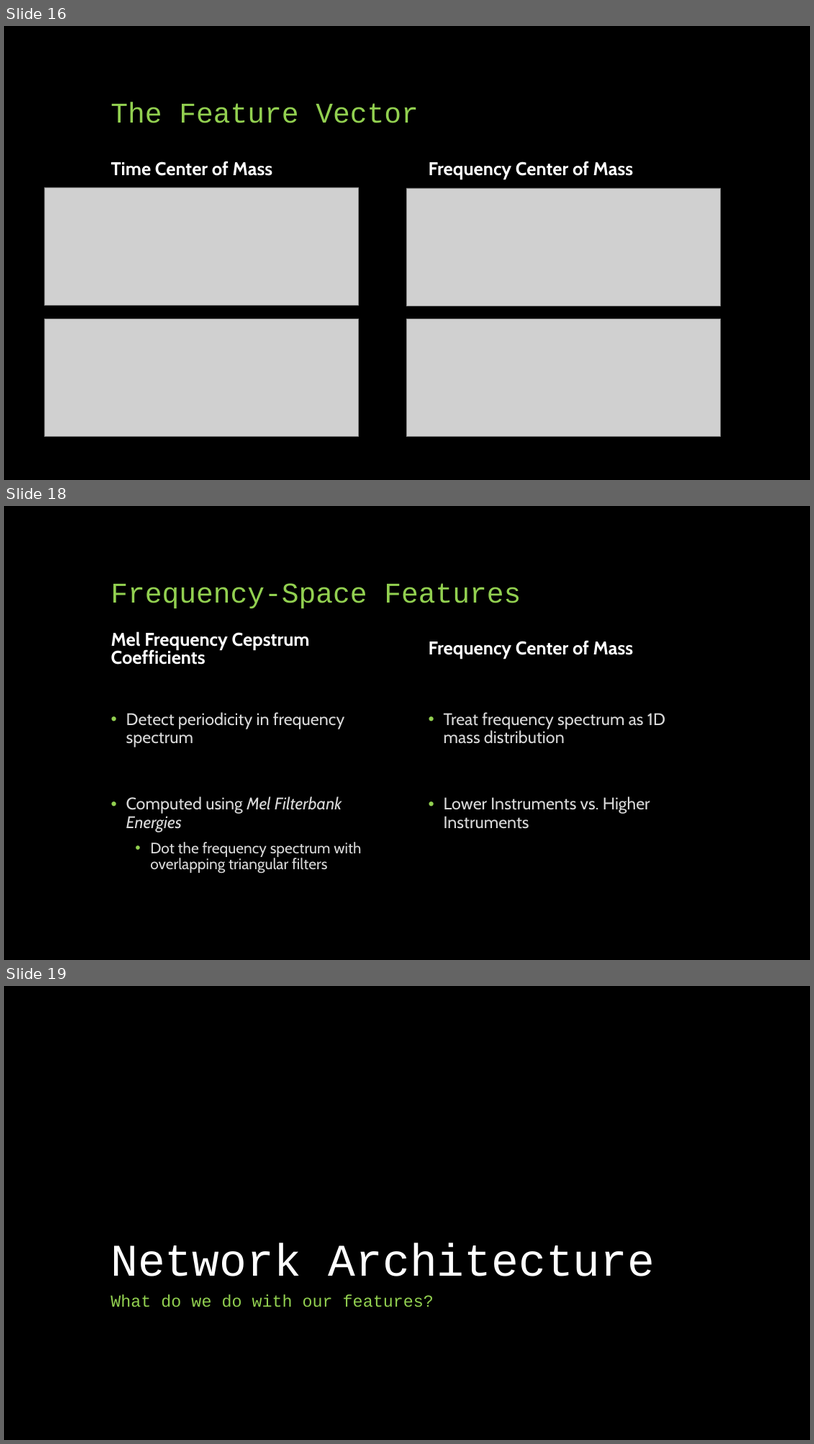
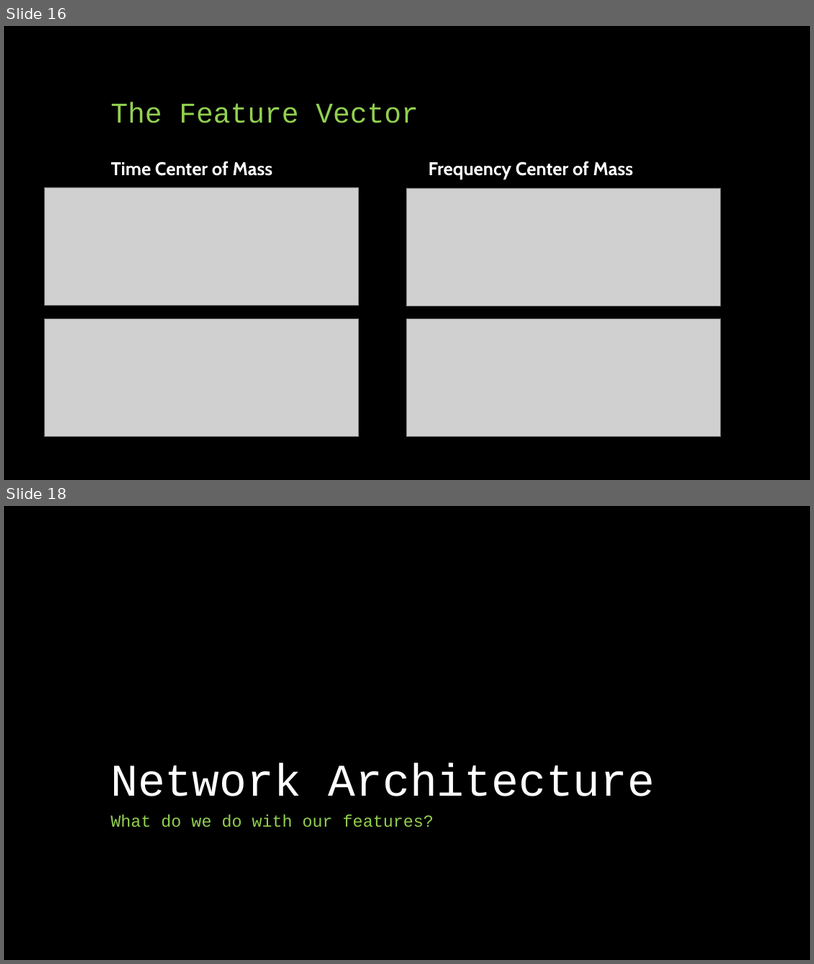
Before and after one commit to landonbuell/Buell-Senior-Thesis, a slide deck: Thesis/CapstonePresentaion/Classifying Chaotic Synthesizers with a Multimodal Neural Network.pptx. Shown one above the other, each under a label of ours: slides 16, 18 and 19 before the commit, slides 16 and 18 after it; the slides between them are not shown. The pictures are 814x1444 and 814x964 pixels, drawn with LibreOffice and Linux fonts; fonts in the diff are those of the drawing; grey boxes stand for pictures. Boxes give left, top, right and bottom in pixels: in the first picture for what was removed or moved away, otherwise in the second. Text is boxed around its words. In the diff, an @@ line names an element or a change of style, - is before the commit and + after.

```diff
--- a/Thesis/CapstonePresentaion/Classifying Chaotic Synthesizers with a Multimodal Neural Network.pptx
+++ b/Thesis/CapstonePresentaion/Classifying Chaotic Synthesizers with a Multimodal Neural Network.pptx
@@ slide 18 removed at (x1=4, y1=506, x2=810, y2=960), background #000000 @@
@@ title removed at (x1=111, y1=583, x2=521, y2=609) @@
-Frequency-Space Features
@@ text removed at (x1=111, y1=631, x2=310, y2=664) @@
-Mel Frequency Cepstrum Coefficients
@@ text removed at (x1=429, y1=640, x2=634, y2=659) @@
-Frequency Center of Mass
@@ text removed at (x1=126, y1=712, x2=361, y2=873) @@
-• Detect periodicity in frequency spectrum
-• Computed using Mel Filterbank Energies
-  • Dot the frequency spectrum with overlapping triangular filters
@@ text removed at (x1=444, y1=712, x2=666, y2=829) @@
-• Treat frequency spectrum as 1D mass distribution
-• Lower Instruments vs. Higher Instruments
@@ what was slide 19 is now slide 18 @@
```
Also in this commit, not shown: 4 slides changed, 2 other files.
